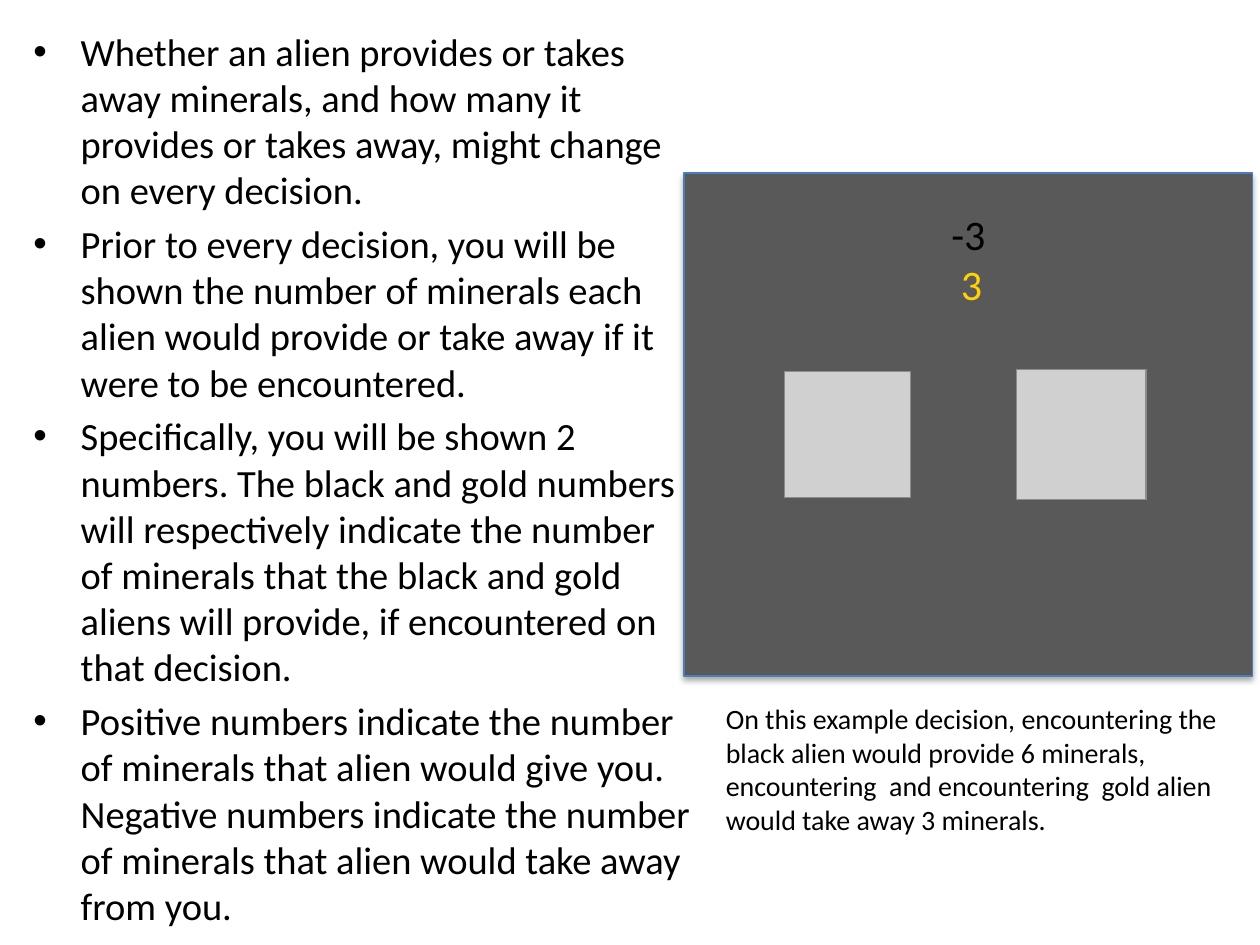
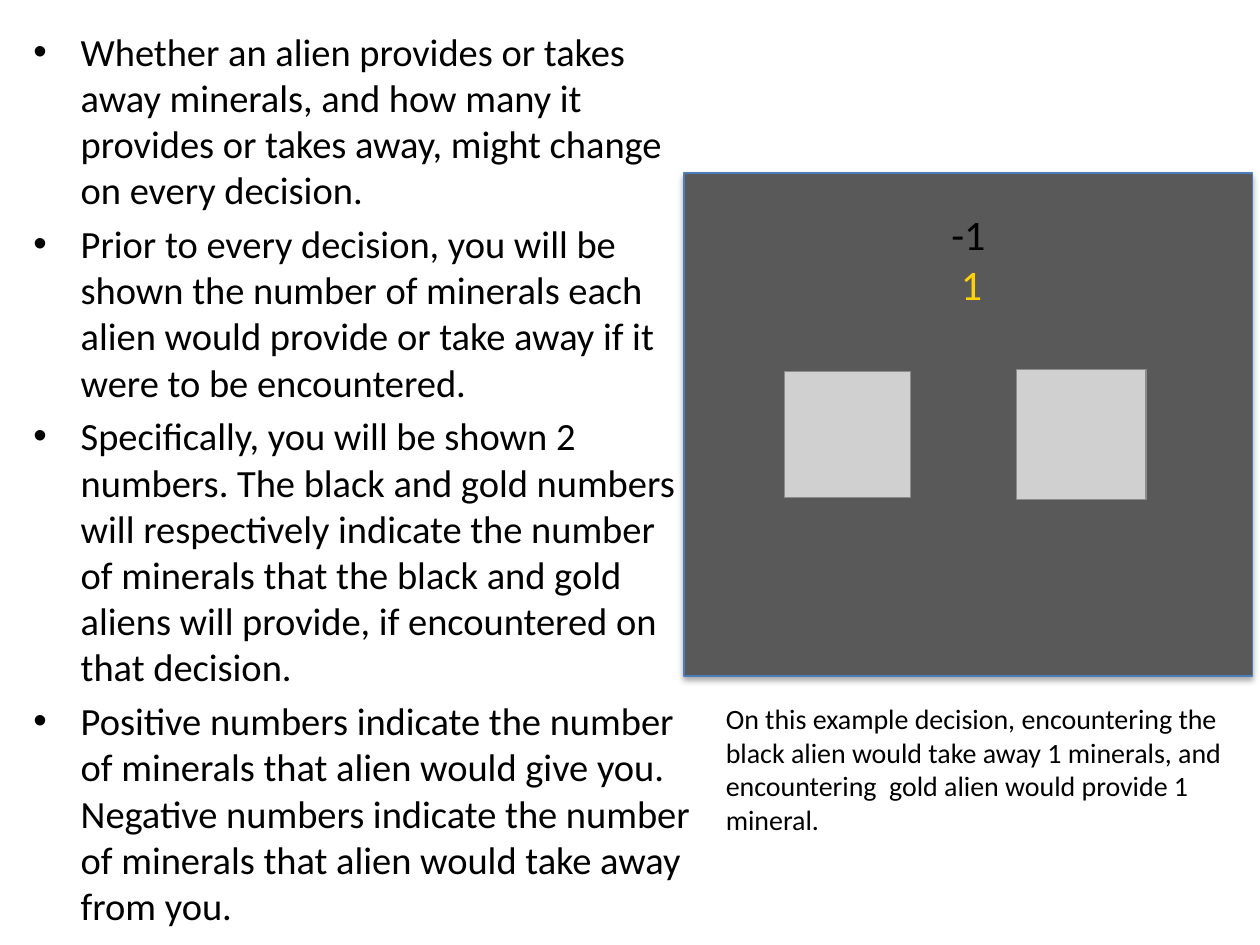
Before and after one commit to evanrussek/feature_experiment, a slide deck: slide 6 of public/ver_full_pf_b/Stimuli/Paul_Instructions.pptx. Drawn at 1260x945 pixels with LibreOffice and Linux fonts; fonts in the diff are those of the drawing; grey boxes stand for pictures. Boxes give left, top, right and bottom in pixels: in the first picture for what was removed or moved away, otherwise in the second. Text is boxed around its words. In the diff, an @@ line names an element or a change of style, - is before the commit and + after.

```diff
--- a/public/ver_full_pf_b/Stimuli/Paul_Instructions.pptx
+++ b/public/ver_full_pf_b/Stimuli/Paul_Instructions.pptx
@@ text at (951, 223, 985, 300): text changed @@
--3
-3
+-1
+1
@@ text at (726, 709, 1221, 831): text changed @@
-On this example decision, encountering the black alien would provide 6 minerals, encountering and encountering gold alien would take away 3 minerals.
+On this example decision, encountering the black alien would take away 1 minerals, and encountering gold alien would provide 1 mineral.
```
Also in this commit, not shown: 2 other slides changed, 21 other files.
